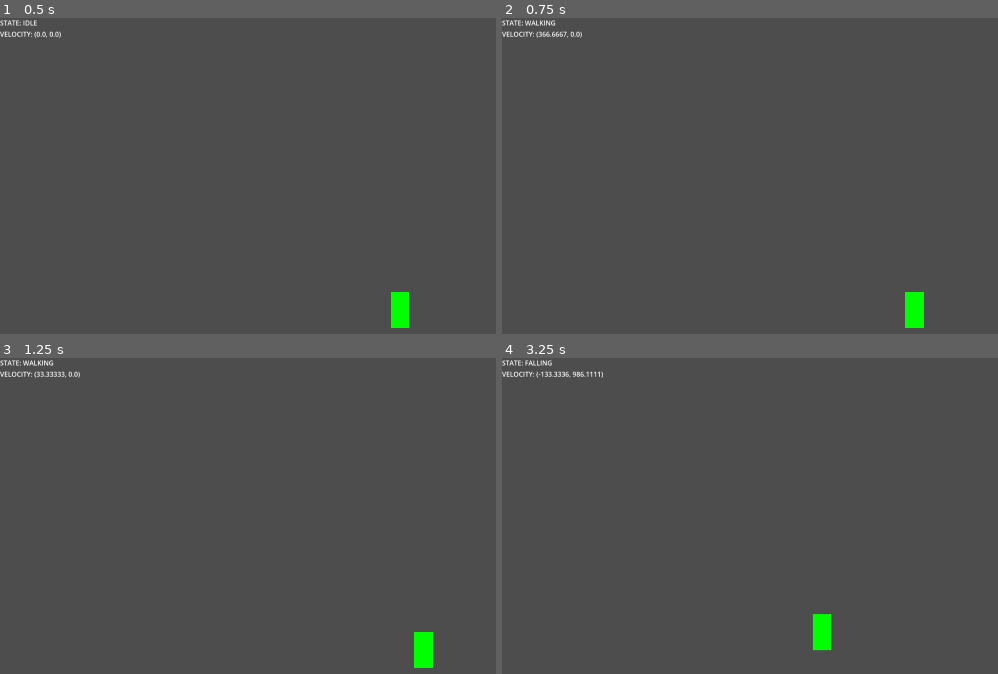
Above: before the commit, frames 1-4 (two rows, left to right).
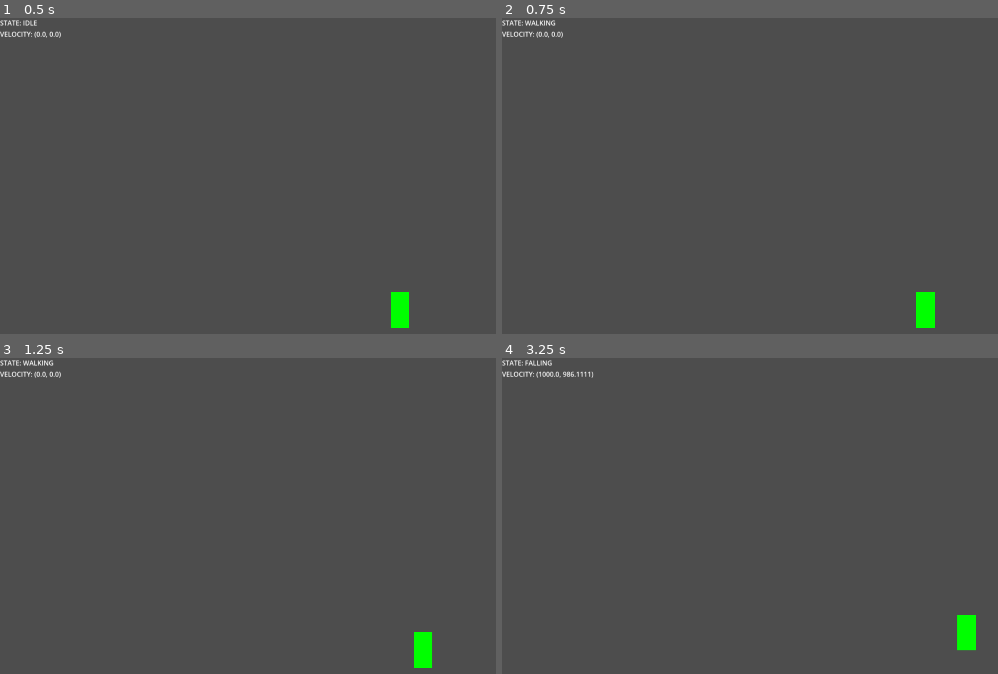
Above: after the commit, the same moments.

Repository: JeriamJito/ProjectWild
Game: Godot game, scene res://stage.tscn
The game is run twice, just before and just after one commit, with the same random seed, the same clock (stepped at 60 frames per second) and the same inputs.
Inputs:
- Up to frame 1 (0.5 s): no input
- Up to frame 2 (0.75 s): tap Enter at 0.5 s; hold D (move_right) from 0.53 s (still down)
- Up to frame 3 (1.25 s): keep holding D (move_right); tap Space (jump) at 0.77 s
- Up to frame 4 (3.25 s): tap Space (jump) at 1.52, 3.02 s; release D (move_right) at 2.03 s; hold A (move_left) 2.03-2.78 s; hold D (move_right) from 2.78 s (still down)

Frame 1 is identical in both runs. In frame 2, 0.6% of the frame differs, in the area x 7-88%, y 4-99%; in frame 3, 0.1%; in frame 4, 1.0%, in the area x 7-96%, y 4-93%.

Commit message:
(update) removed lateral movement acceleration

Diff:
--- a/components/movement.gd
+++ b/components/movement.gd
@@ -15,10 +15,4 @@
 
 
 func move_lateral() -> void:
-	if parent.direction == 0.0:
-		parent.velocity.x = 0.0
-	else:
-		parent.velocity.x = move_toward(
-			parent.velocity.x,
-			parent.direction * speed,
-			acceleration * get_physics_process_delta_time())
+	parent.velocity.x = parent.direction * speed
